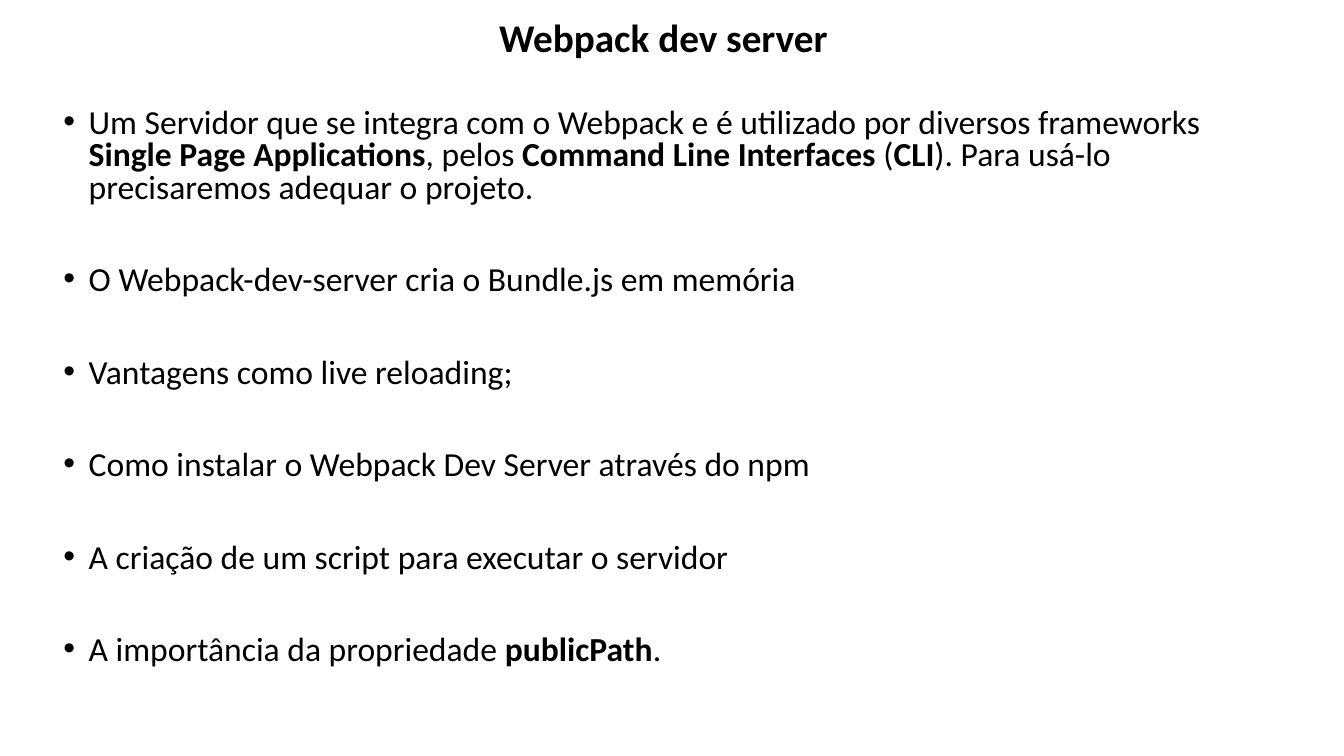
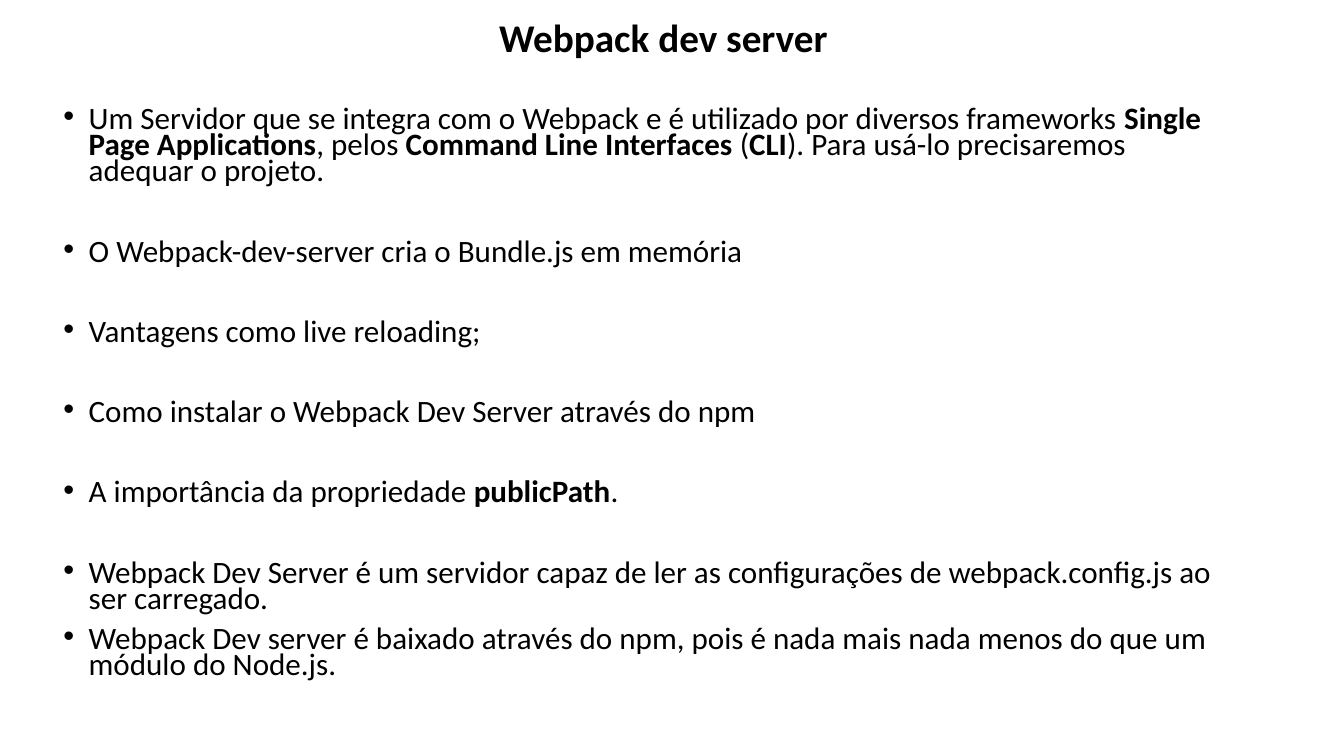
Before and after one commit to lacsousa/webpack, a slide deck: slide 5 of docs/Webpack-resumo.pptx. Drawn at 1344x756 pixels with LibreOffice and Linux fonts; fonts in the diff are those of the drawing. Boxes give left, top, right and bottom in pixels: in the first picture for what was removed or moved away, otherwise in the second. Text is boxed around its words. In the diff, an @@ line names an element or a change of style, - is before the commit and + after.

```diff
--- a/docs/Webpack-resumo.pptx
+++ b/docs/Webpack-resumo.pptx
@@ text at (89,107,1201,507): size 24 to 22.2 pt in "Um Servidor que se integra com o ...", "O Webpack-dev-server cria o Bundle.js em memória", "Vantagens como live reloading;", "Como instalar o Webpack Dev Server através ..." and 1 more places; line spacing 0.8 to 0.7 @@
@@ text at (89,545,728,575): paragraph removed @@
-• A criação de um script para executar o servidor
@@ text at (89,561,1210,681): paragraphs added @@
+• Webpack Dev Server é um servidor capaz de ler as configurações de webpack.config.js ao ser carregado.
+• Webpack Dev server é baixado através do npm, pois é nada mais nada menos do que um módulo do Node.js.
```
Also in this commit, not shown: 2 slides added, 2 slides removed, 6 other files.
